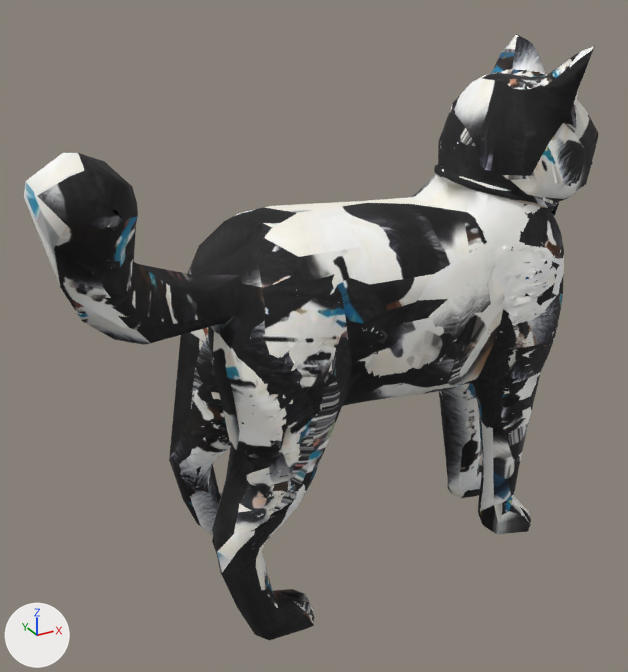
One commit to the glTF model assets/models/cats/SOCKSCACAT.glb: the scene before it, then after it.
Rendered twice from a 50 mm camera at (-0.74, -1.265, 1.142) aimed at (-0.033, 0.02, 0.499). Every picture has the same lights, and +X, +Y and +Z are marked at lower left. The first picture is the older version. Vertices at exactly the same position are counted once.
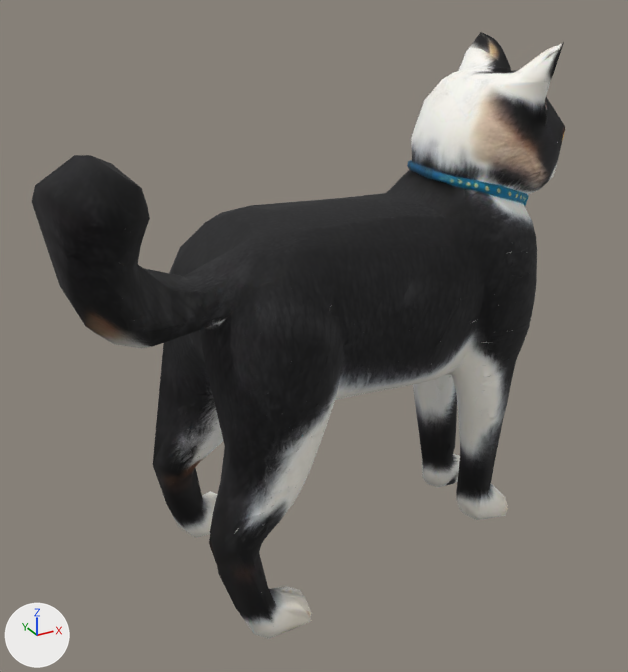
ob_fit is not drawn itself; it is the parent of ob_material.

Pixel boxes (x1, y1, x2, y2) of what changed, in the pictures (628 x 672 px):
'Mesh_0', reshaped, moved, turned, rescaled
    before: (24, 34, 598, 640)
    after: (32, 32, 565, 639)

The change, as a list of edits to the scene's bpy script:
```text
Add mat_material_0:
    mat_material_0 = bpy.data.materials.new('Material_0')
    # uses the picture img_image_0
Change me_mesh_0:
    used by ob_mesh_0; parent = ob_material; location = (-0.318, 0.854, -0.508); scale = (0.0000554, 0.0000554, 0.0000554)
    remove me_mesh_0.from_pydata(...)  # 10494 vertices, 20947 faces; spans x 0.0..9355.0, y -15377.0..0.0, z 0.0..16383.0
    remove me_mesh_0.materials.append(mat_material_001)
    add me_mesh_0.from_pydata(...)  # 6291 vertices, 12584 faces; spans x 0.0..16383.0, y -8281.0..0.0, z 0.0..14894.0
    me_mesh_0 part 1: the loose piece of 10460 vertices spanning x 0.0..9355.0, y -15377.0..0.0, z 0.0..16383.0 is rebuilt with 6257 vertices and now spans x 0.0..16383.0, y -8281.0..0.0, z 0.0..14894.0, in mat_material_0
    other edits to the shape of me_mesh_0 do not show in these pictures
    add me_mesh_0.materials.append(mat_material_0)
Change ob_fit:
    ob_fit.location: (0.0861, 0.00748, 0.0) -> (-0.01, 0.0308, 0.5)
    ob_fit.rotation_euler: (0.0, 0.0, 1.408) -> (0.0, 0.0, 0.102)  # degrees (0, 0, 81) -> degrees (0, 0, 5.8)
    ob_fit.scale: (1.17, 1.17, 1.17) -> (0.55, 0.55, 0.55)
Change ob_mesh_0:
    ob_mesh_0.parent: ob_material -> ob_node_1
    ob_mesh_0.location: (-0.318, 0.854, -0.508) -> (-1.0, 0.505, -0.909)
    ob_mesh_0.scale: (0.0000554, 0.0000554, 0.0000554) -> (0.000122, 0.000122, 0.000122)
Add ob_node_1:
    ob_node_1 = bpy.data.objects.new('Node_1', None)
    ob_node_1.parent = ob_fit
    ob_node_1.location = (0.0, 0.0, 0.0)
```
